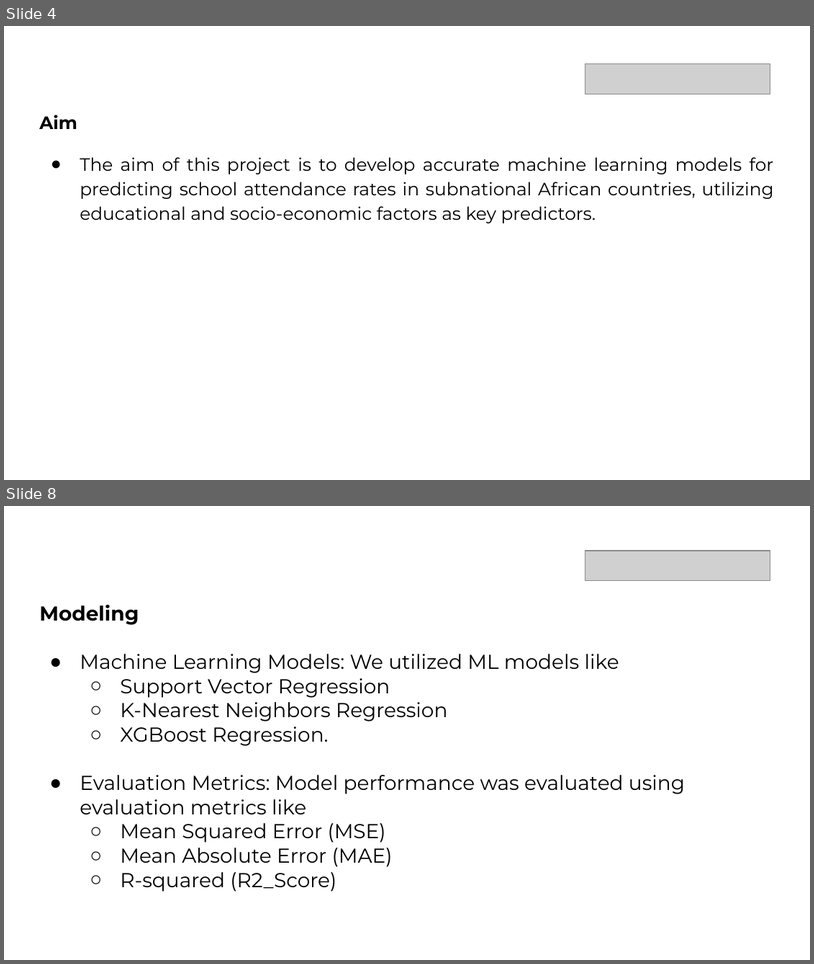
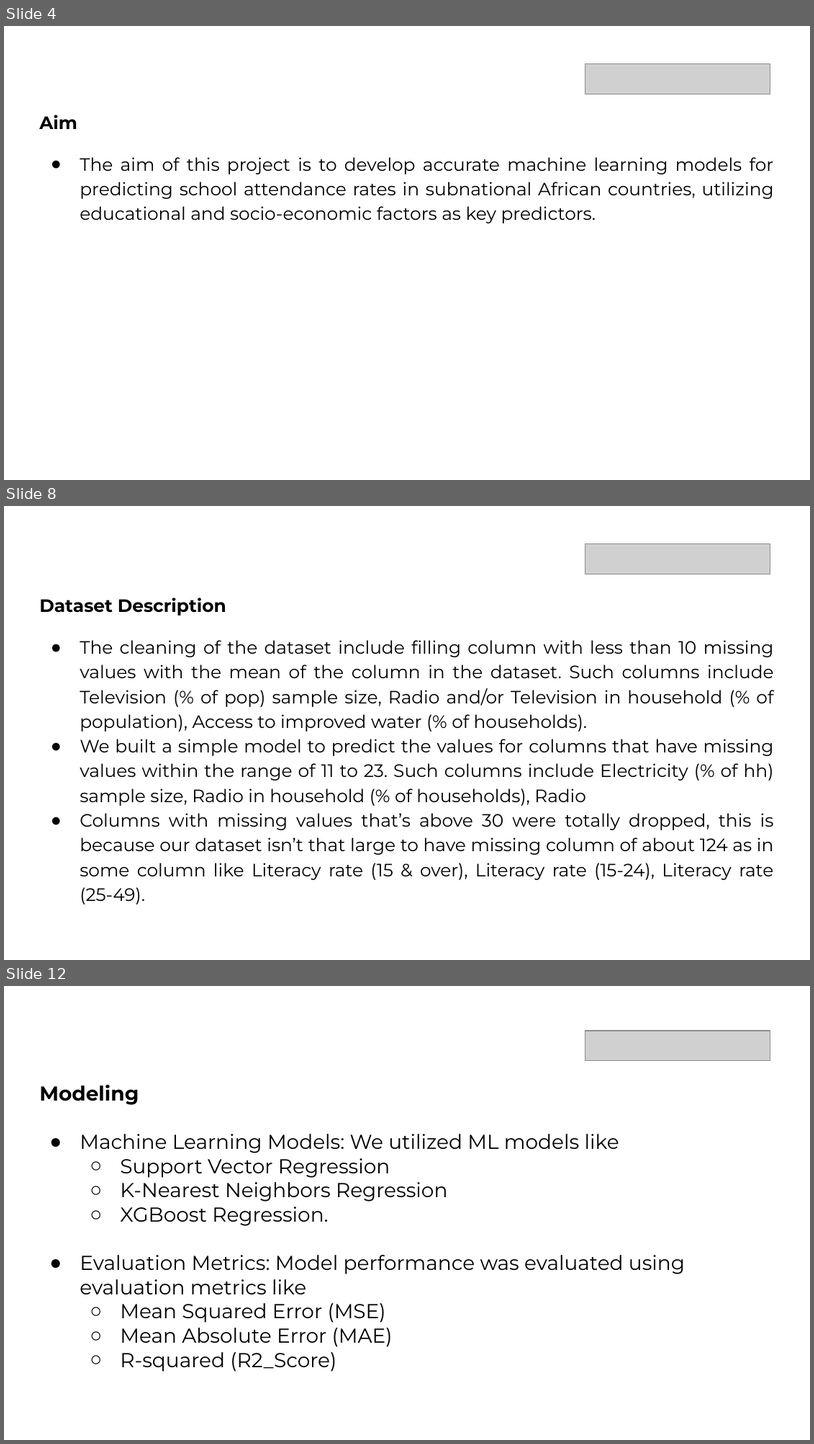
Before and after one commit to BheezPen/My-Upskilling-in-DS-and-AI-ML, a slide deck: 1st_Premier_Project/Confirmed_Deliverables/Predicting School Attendance Rate in Sub-National African Countries (Using Educational Infrastructure)_NeuralCraft.pptx. Shown one above the other, each under a label of ours: slides 4 and 8 before the commit, slides 4, 8 and 12 after it; the slides between them are not shown. The pictures are 814x964 and 814x1444 pixels, drawn with LibreOffice and Linux fonts; fonts in the diff are those of the drawing; grey boxes stand for pictures. Boxes give left, top, right and bottom in pixels: in the first picture for what was removed or moved away, otherwise in the second. Text is boxed around its words. In the diff, an @@ line names an element or a change of style, - is before the commit and + after.

```diff
--- a/1st_Premier_Project/Confirmed_Deliverables/Predicting School Attendance Rate in Sub-National African Countries (Using Educational Infrastructure)_NeuralCraft.pptx
+++ b/1st_Premier_Project/Confirmed_Deliverables/Predicting School Attendance Rate in Sub-National African Countries (Using Educational Infrastructure)_NeuralCraft.pptx
@@ slide 8 added at [4, 506, 810, 960], background #FFFFFF @@
@@ picture added at [586, 544, 770, 574] @@
@@ title added at [39, 597, 774, 904], 16 pt, text #000000 @@
+Dataset Description
+● The cleaning of the dataset include filling column with less than 10 missing values with the mean of the column in the dataset. Such columns include Television (% of pop) sample size, Radio and/or Television in household (% of population), Access to improved water (% of households).
+● We built a simple model to predict the values for columns that have missing values within the range of 11 to 23. Such columns include Electricity (% of hh) sample size, Radio in household (% of households), Radio
+● Columns with missing values that’s above 30 were totally dropped, this is because our dataset isn’t that large to have missing column of about 124 as in some column like Literacy rate (15 & over), Literacy rate (15-24), Literacy rate (25-49).
@@ what was slide 8 is now slide 12 @@
```
Also in this commit, not shown: 6 slides changed, 5 other slides added, 2 other files.
